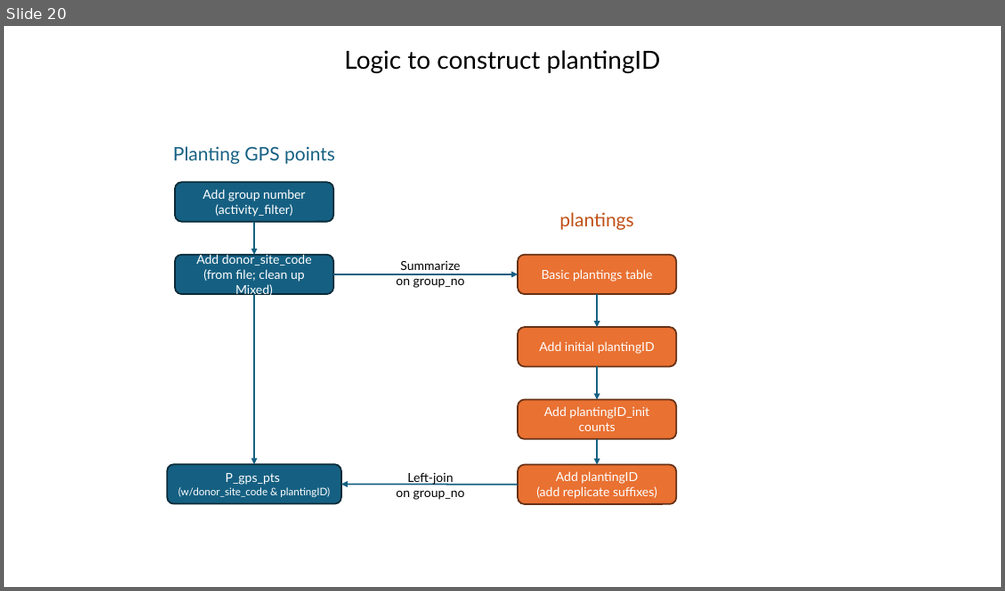
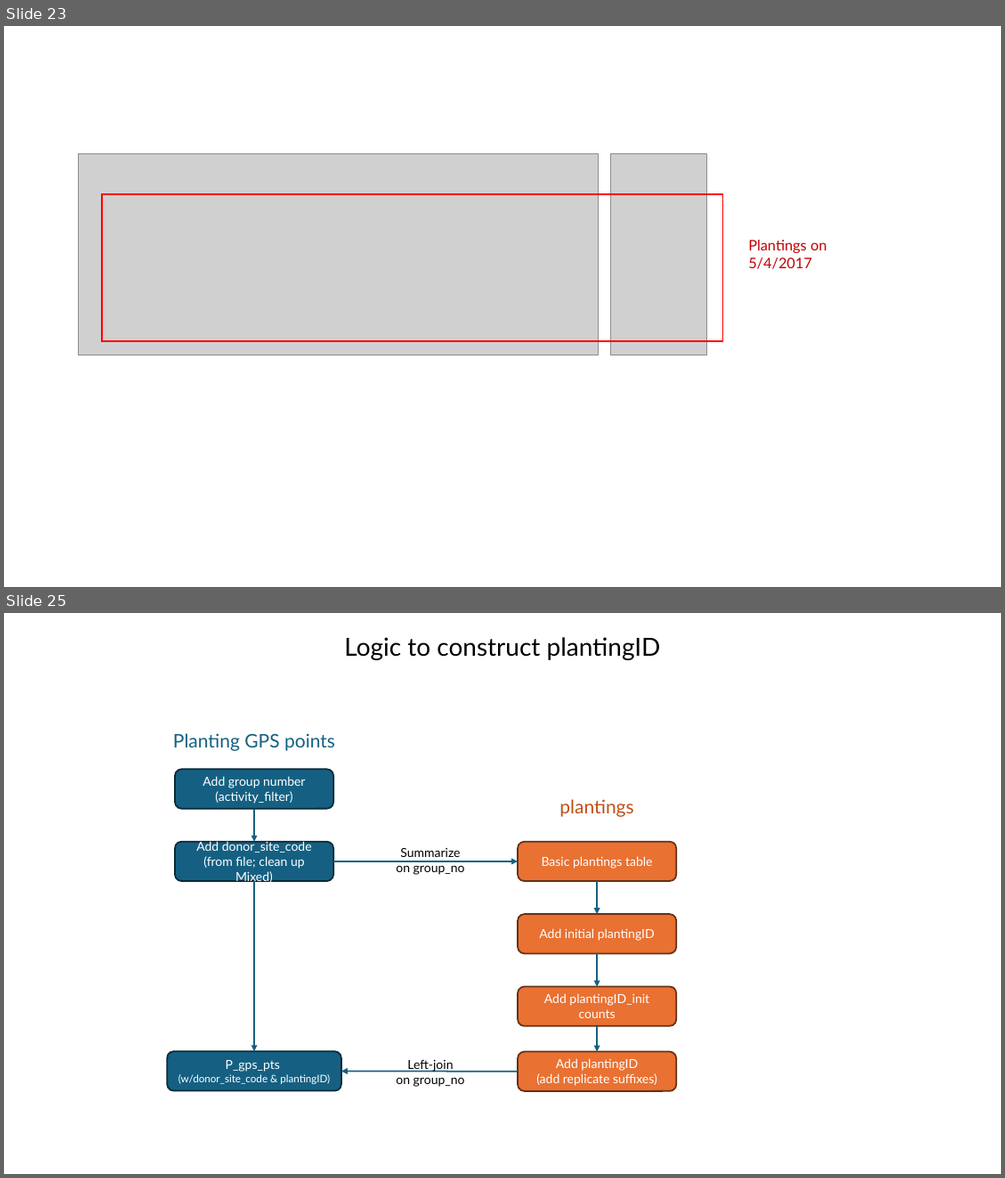
Before and after one commit to WA-Nearshore/seagrass-restoration-processing, a slide deck: docs/seagrass_restoration_storymap_notes.pptx. Shown one above the other, each under a label of ours: slide 20 before the commit, slides 23 and 25 after it; the slides between them are not shown. The pictures are 1005x591 and 1005x1178 pixels, drawn with LibreOffice and Linux fonts; fonts in the diff are those of the drawing; grey boxes stand for pictures. Boxes give left, top, right and bottom in pixels: in the first picture for what was removed or moved away, otherwise in the second. Text is boxed around its words. In the diff, an @@ line names an element or a change of style, - is before the commit and + after.

```diff
--- a/docs/seagrass_restoration_storymap_notes.pptx
+++ b/docs/seagrass_restoration_storymap_notes.pptx
@@ slide 23 added at [4, 26, 1001, 587], background #FFFFFF @@
@@ picture added at [78, 154, 598, 355] @@
@@ picture added at [610, 153, 707, 355] @@
@@ rectangle added at [102, 194, 723, 342], outline #FF0000 1.5 pt @@
@@ text added at [748, 240, 826, 269], 14 pt, text #C00000 @@
+Plantings on 5/4/2017
@@ what was slide 20 is now slide 25 @@
```
Also in this commit, not shown: 3 slides changed, 5 other slides added, 4 other files.
